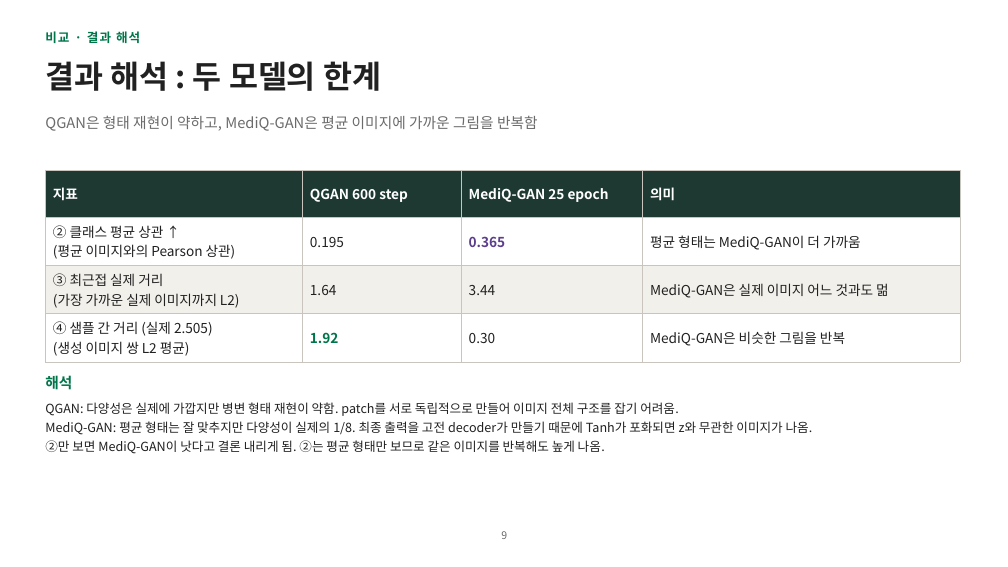
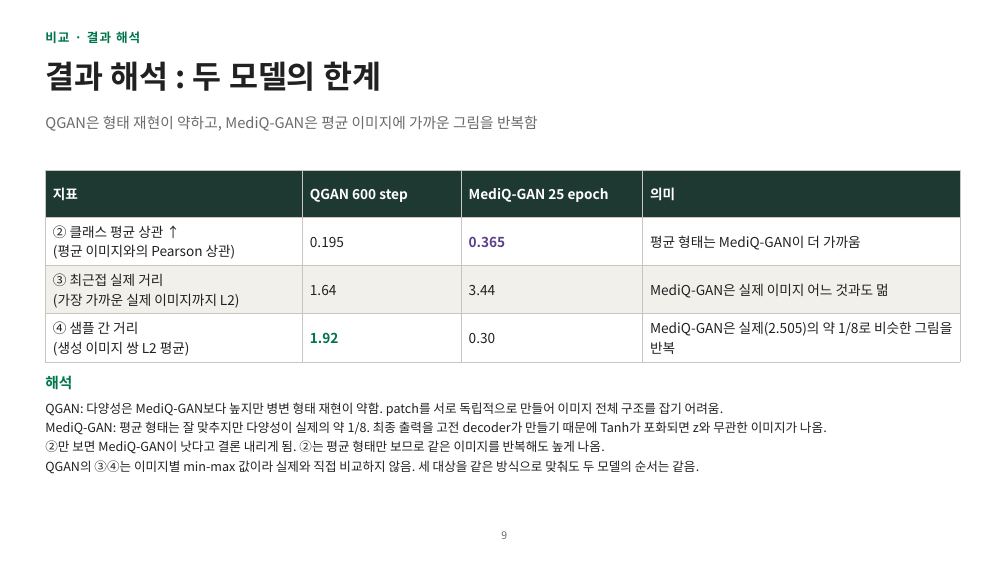
Before and after one commit to hyunhp/skin_disease_qml, a slide deck: slide 9 of practice/day3_slides/day3_practice_slides.pptx. Drawn at 1008x567 pixels with LibreOffice and Linux fonts; fonts in the diff are those of the drawing. Boxes give left, top, right and bottom in pixels: in the first picture for what was removed or moved away, otherwise in the second. Text is boxed around its words. In the diff, an @@ line names an element or a change of style, - is before the commit and + after.

```diff
--- a/practice/day3_slides/day3_practice_slides.pptx
+++ b/practice/day3_slides/day3_practice_slides.pptx
@@ table at (x1=45, y1=170, x2=960, y2=360) @@
-row 4, column 1: ④ 샘플 간 거리 (실제 2.505) / (생성 이미지 쌍 L2 평균)
+row 4, column 1: ④ 샘플 간 거리 / (생성 이미지 쌍 L2 평균)
-row 4, column 4: MediQ-GAN은 비슷한 그림을 반복
+row 4, column 4: MediQ-GAN은 실제(2.505)의 약 1/8로 비슷한 그림을 반복
@@ text at (x1=45, y1=402, x2=827, y2=435): text changed @@
-QGAN: 다양성은 실제에 가깝지만 병변 형태 재현이 약함. patch를 서로 독립적으로 만들어 이미지 전체 구조를 잡기 어려움.
-MediQ-GAN: 평균 형태는 잘 맞추지만 다양성이 실제의 1/8. 최종 출력을 고전 decoder가 만들기 때문에 Tanh가 포화되면 z와 무관한 이미지가 나옴.
+QGAN: 다양성은 MediQ-GAN보다 높지만 병변 형태 재현이 약함. patch를 서로 독립적으로 만들어 이미지 전체 구조를 잡기 어려움.
+MediQ-GAN: 평균 형태는 잘 맞추지만 다양성이 실제의 약 1/8. 최종 출력을 고전 decoder가 만들기 때문에 Tanh가 포화되면 z와 무관한 이미지가 나옴.
@@ text at (x1=45, y1=460, x2=699, y2=474): paragraph added @@
+QGAN의 ③④는 이미지별 min-max 값이라 실제와 직접 비교하지 않음. 세 대상을 같은 방식으로 맞춰도 두 모델의 순서는 같음.
```
Also in this commit, not shown: 1 other slide changed, 12 other files.
